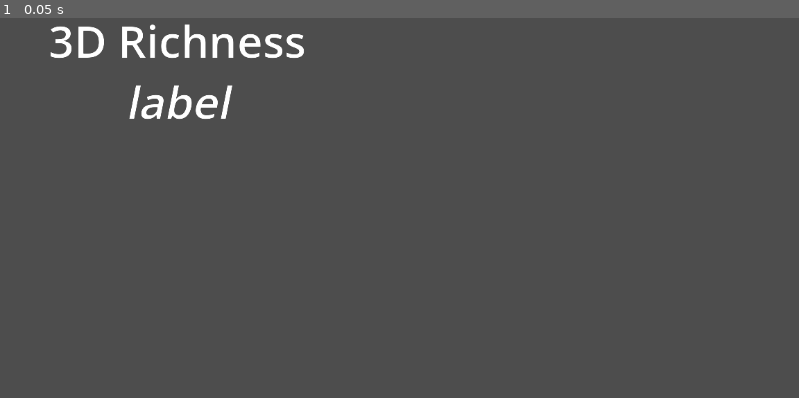
Above: before the commit, frame 1.
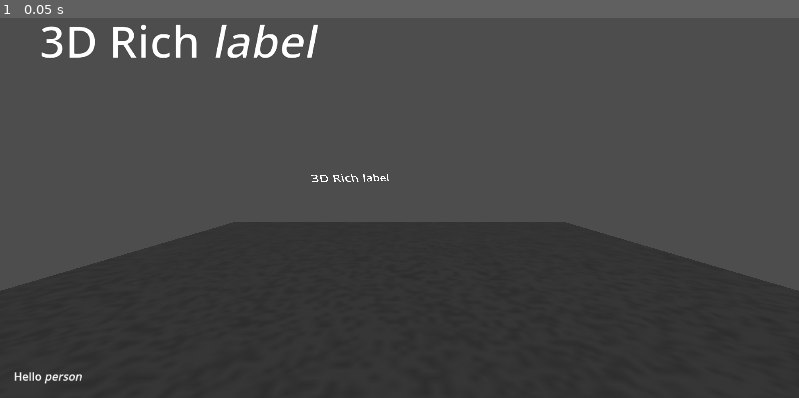
Above: after the commit, the same moment.

Repository: pohy/enveloped-in-darkness
Game: Godot game, scene res://main.tscn
Same seed, same stepped clock (60 frames per second), same inputs: the game is played once before the commit and once after it. Before the commit the project has no main scene; this scene is started directly in both runs. The engine's default icon, where the game draws it, is replaced by a stand-in: a white triangle on a blue panel in a dark square.
Inputs:
- Up to frame 1 (0.05 s): no input

The runs differ from the first frame. In frame 1, 31% of the frame differs, in the area x 0-100%, y 1-100%.

Commit message:
Implement dialogue control and resource

Diff:
--- /dev/null
+++ b/dialogues/test_dialogue.tres
@@ -0,0 +1,7 @@
+[gd_resource type="Resource" script_class="DialogueResource" load_steps=2 format=3 uid="uid://dqoxv5y36v3b6"]
+
+[ext_resource type="Script" path="res://src/dialogue_resource.gd" id="1_54xrr"]
+
+[resource]
+script = ExtResource("1_54xrr")
+file_path = "res://dialogues/test_dialogue.txt"
--- a/main.tscn
+++ b/main.tscn
@@ -1,10 +1,60 @@
-[gd_scene load_steps=2 format=3 uid="uid://bi83mgkfn0nc"]
+[gd_scene load_steps=6 format=3 uid="uid://bi83mgkfn0nc"]
 
-[ext_resource type="PackedScene" uid="uid://cu2j3l6ofcspx" path="res://rich_text_label_3d.tscn" id="1_o0b0h"]
+[ext_resource type="Texture2D" uid="uid://cpxalq40ck8m5" path="res://floor_tex_test.png" id="1_2qp3j"]
+[ext_resource type="PackedScene" uid="uid://cu2j3l6ofcspx" path="res://src/rich_text_label_3d.tscn" id="1_o0b0h"]
+[ext_resource type="Script" path="res://src/dialogue_control.gd" id="3_bs2ni"]
+[ext_resource type="Resource" uid="uid://dqoxv5y36v3b6" path="res://dialogues/test_dialogue.tres" id="4_qu2rl"]
+
+[sub_resource type="StandardMaterial3D" id="StandardMaterial3D_bf7mk"]
+shading_mode = 0
+albedo_texture = ExtResource("1_2qp3j")
 
 [node name="Main" type="Node3D"]
 
+[node name="Floor" type="CSGBox3D" parent="."]
+material_override = SubResource("StandardMaterial3D_bf7mk")
+size = Vector3(1, 0.1, 1)
+
 [node name="RichTextLabel3D" parent="." instance=ExtResource("1_o0b0h")]
-text = "[center]
-3D Richness [i]label[/i]
-[/center]"
+transform = Transform3D(0.172623, 0.0737424, 0.0601322, 0, 0.124566, -0.152761, -0.0951516, 0.133783, 0.109091, -0.0826114, 0.171094, -0.153855)
+
+[node name="Camera3D" type="Camera3D" parent="."]
+transform = Transform3D(1, 0, 0, 0, 1, 0, 0, 0, 1, 0, 0.196983, 0.38749)
+current = true
+
+[node name="GUI" type="Control" parent="."]
+layout_mode = 3
+anchors_preset = 15
+anchor_right = 1.0
+anchor_bottom = 1.0
+grow_horizontal = 2
+grow_vertical = 2
+
+[node name="MarginContainer" type="MarginContainer" parent="GUI"]
+layout_mode = 1
+anchors_preset = 12
+anchor_top = 1.0
+anchor_right = 1.0
+anchor_bottom = 1.0
+offset_top = -63.0
+grow_horizontal = 2
+grow_vertical = 0
+theme_override_constants/margin_left = 20
+theme_override_constants/margin_top = 20
+theme_override_constants/margin_right = 20
+theme_override_constants/margin_bottom = 20
+
+[node name="VBoxContainer" type="VBoxContainer" parent="GUI/MarginContainer"]
+layout_mode = 2
+theme_override_constants/separation = 4
+
+[node name="DialogueControl" type="Node" parent="GUI/MarginContainer/VBoxContainer" node_paths=PackedStringArray("dialogue_label")]
+script = ExtResource("3_bs2ni")
+dialogue = ExtResource("4_qu2rl")
+dialogue_label = NodePath("../RichTextLabel")
+
+[node name="RichTextLabel" type="RichTextLabel" parent="GUI/MarginContainer/VBoxContainer"]
+layout_mode = 2
+bbcode_enabled = true
+text = "Hello from dialogue"
+fit_content = true
--- a/project.godot
+++ b/project.godot
@@ -11,6 +11,7 @@
 [application]
 
 config/name="enveloped-in-darkness"
+run/main_scene="res://main.tscn"
 config/features=PackedStringArray("4.3", "GL Compatibility")
 config/icon="res://icon.svg"
 
--- /dev/null
+++ b/src/dialogue_control.gd
@@ -0,0 +1,29 @@
+class_name DialogueControl
+extends Node
+
+@export var dialogue: DialogueResource
+@export var dialogue_label: RichTextLabel
+
+var _current_line: int = 0:
+	set(value):
+		_current_line = value
+		if dialogue_label is RichTextLabel:
+			dialogue_label.text = dialogue.lines[_current_line]
+
+
+func advance() -> void:
+	var next_line = _current_line + 1
+	if next_line > dialogue.lines.size() - 1:
+		printerr("End of dialogue")
+		return
+	else:
+		_current_line = next_line
+
+
+func _ready() -> void:
+	assert(dialogue is DialogueResource, "DialogueResource not set")
+	assert(dialogue_label is RichTextLabel, "RichTextLabel not set")
+
+	dialogue.load()
+
+	dialogue_label.text = dialogue.lines[_current_line]
--- /dev/null
+++ b/src/dialogue_resource.gd
@@ -0,0 +1,22 @@
+class_name DialogueResource
+extends Resource
+
+@export_file("*.txt") var file_path: String
+
+var text: String = ""
+var lines: PackedStringArray = []
+
+
+func load() -> void:
+	var file = FileAccess.open(file_path, FileAccess.READ)
+	if not file:
+		printerr("Could not open file: " + file_path)
+		return
+
+	text = file.get_as_text()
+	lines = text.split("\n")
+
+	if lines.size() == 0:
+		printerr("No lines in file: " + file_path)
+
+	file.close()
--- a/rich_text_label_3d.tscn
+++ b/src/rich_text_label_3d.tscn
@@ -1,6 +1,6 @@
 [gd_scene load_steps=6 format=3 uid="uid://cu2j3l6ofcspx"]
 
-[ext_resource type="Script" path="res://rich_text_label_3d.gd" id="1_yq4rt"]
+[ext_resource type="Script" path="res://src/rich_text_label_3d.gd" id="1_yq4rt"]
 [ext_resource type="Texture2D" uid="uid://ddftq0hxil7gr" path="res://icon.svg" id="2_i6amr"]
 
 [sub_resource type="ViewportTexture" id="ViewportTexture_cyvg7"]
@@ -9,6 +9,7 @@
 [sub_resource type="StandardMaterial3D" id="StandardMaterial3D_837b1"]
 resource_local_to_scene = true
 transparency = 1
+shading_mode = 0
 albedo_texture = SubResource("ViewportTexture_cyvg7")
 
 [sub_resource type="PlaneMesh" id="PlaneMesh_i5upx"]
@@ -52,4 +53,5 @@
 text = "[center]
 3D Rich [i]label[/i]
 [/center]"
+fit_content = true
 scroll_active = false
Not shown, added: dialogues/test_dialogue.txt
Binary file added: floor_tex_test.png
Not shown, added: floor_tex_test.png.import
Renamed: rich_text_label_3d.gd -> src/rich_text_label_3d.gd
Not shown, added: README.md
